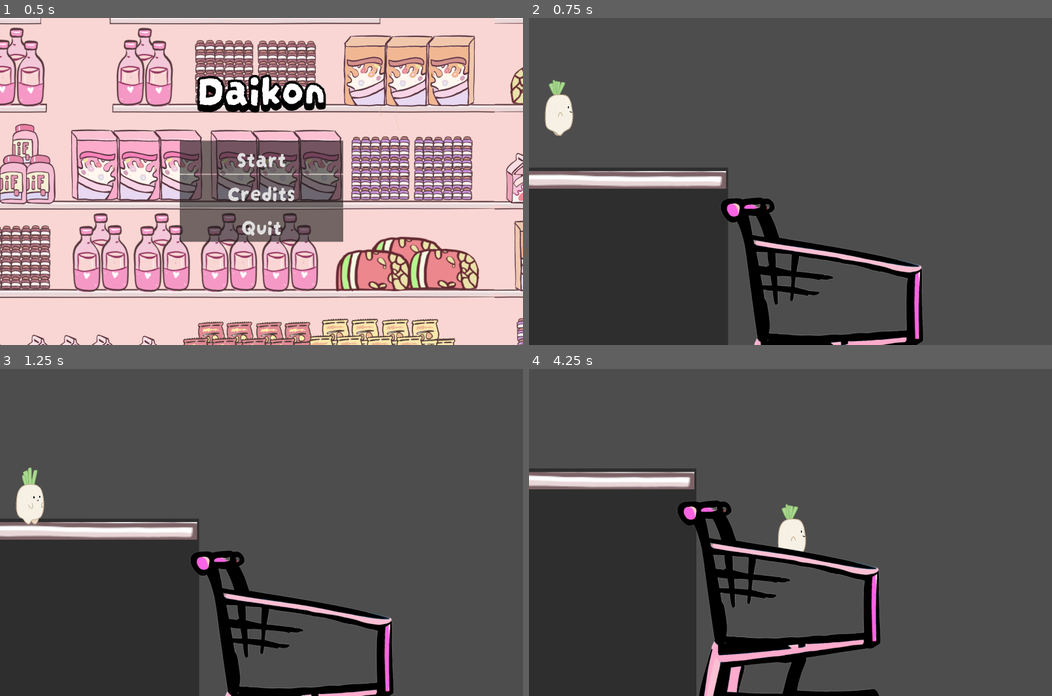
Above: before the commit, frames 1-4 (two rows, left to right).
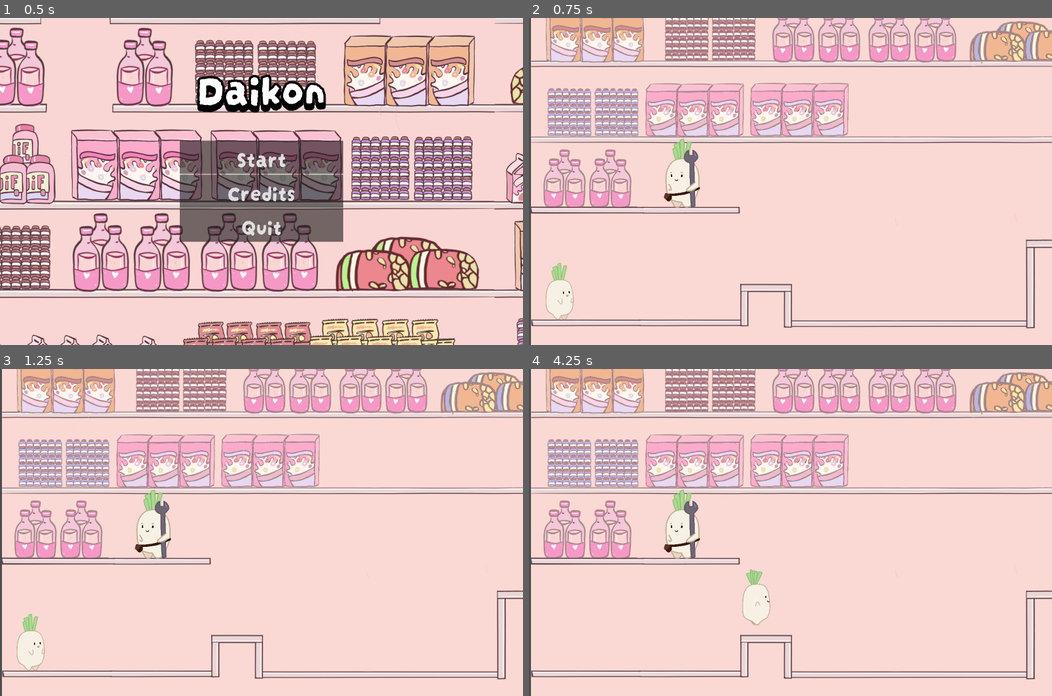
Above: after the commit, the same moments.

Repository: Boyquotes/daikon
Game: Godot game, scene res://main.tscn
Same seed, same stepped clock (60 frames per second), same inputs: the game is played once before the commit and once after it. Sound files missing from this copy of the repository are replaced by a short silence.
Inputs:
- Up to frame 1 (0.5 s): no input
- Up to frame 2 (0.75 s): click "Start" at 0.5 s
- Up to frame 3 (1.25 s): no input
- Up to frame 4 (4.25 s): hold D (right) 1.28-2.03 s; hold Shift (sprint) 1.28-2.03 s; tap W (jump) at 1.52, 2.27, 3.77 s; hold A (left) 2.03-2.78 s; tap Shift (sprint) at 2.1, 3.6 s; hold Shift (sprint) 2.78-3.53 s; hold D (right) from 2.78 s (still down)

Frame 1 is identical in both runs. In frame 2, 99% of the frame differs, in the area x 0-100%, y 0-100%; in frame 3, 99%; in frame 4, 99%.

Commit message:
pretty much did nothing just added background to level2

Diff:
--- a/levels/level_2.tscn
+++ b/levels/level_2.tscn
@@ -1,11 +1,12 @@
-[gd_scene load_steps=8 format=3 uid="uid://bdyyw1icp3vcr"]
+[gd_scene load_steps=9 format=3 uid="uid://bdyyw1icp3vcr"]
 
 [ext_resource type="Texture2D" uid="uid://bvvvjlcl504qe" path="res://assets/objects/scale.png" id="1_db2tv"]
 [ext_resource type="PackedScene" uid="uid://d12v1rqhcdog7" path="res://player.tscn" id="1_gglu5"]
 [ext_resource type="PackedScene" uid="uid://bbijw8civ21j0" path="res://objects/cart.tscn" id="2_b7nso"]
+[ext_resource type="Texture2D" uid="uid://dmmhrw7p0ywqr" path="res://assets/bg/new_background.png" id="4_ai4aj"]
 
 [sub_resource type="RectangleShape2D" id="RectangleShape2D_ensoy"]
-size = Vector2(8600.75, 853)
+size = Vector2(7168.75, 853)
 
 [sub_resource type="RectangleShape2D" id="RectangleShape2D_jfejn"]
 size = Vector2(1197.75, 1137.94)
@@ -23,24 +24,18 @@
 collision_mask = 3
 
 [node name="Ground Collision" type="CollisionShape2D" parent="Ground"]
-position = Vector2(4238.62, 1992)
+position = Vector2(3522.62, 1992)
 shape = SubResource("RectangleShape2D_ensoy")
 
 [node name="Panel" type="Panel" parent="Ground/Ground Collision"]
-offset_left = -4350.0
+offset_left = -3546.0
 offset_top = -441.0
-offset_right = 4469.0
+offset_right = 3620.0
 offset_bottom = 443.0
 
 [node name="Ground Collision2" type="CollisionShape2D" parent="Ground"]
 position = Vector2(131, 1137.03)
 shape = SubResource("RectangleShape2D_jfejn")
-
-[node name="Panel" type="Panel" parent="Ground/Ground Collision2"]
-offset_left = -632.0
-offset_top = -588.0
-offset_right = 600.0
-offset_bottom = 615.0
 
 [node name="Sprite2D" type="Sprite2D" parent="Ground/Ground Collision2"]
 position = Vector2(66, -543.03)
@@ -48,14 +43,14 @@
 texture = ExtResource("1_db2tv")
 
 [node name="Ground Collision3" type="CollisionShape2D" parent="Ground"]
-position = Vector2(8628, 1119.03)
+position = Vector2(5795, 1051)
 shape = SubResource("RectangleShape2D_qfkn2")
 
 [node name="Panel" type="Panel" parent="Ground/Ground Collision3"]
-offset_left = -632.0
-offset_top = -503.0
-offset_right = 600.0
-offset_bottom = 520.0
+offset_left = -598.0
+offset_top = -509.0
+offset_right = 634.0
+offset_bottom = 514.0
 
 [node name="Player" parent="." instance=ExtResource("1_gglu5")]
 position = Vector2(105, 309)
@@ -70,8 +65,31 @@
 [node name="exit_level_2" type="Area2D" parent="."]
 
 [node name="CollisionShape2D" type="CollisionShape2D" parent="exit_level_2"]
-position = Vector2(9505, 72)
+position = Vector2(6832, 316)
 shape = SubResource("RectangleShape2D_2tj5b")
+
+[node name="bg2" type="Sprite2D" parent="."]
+show_behind_parent = true
+position = Vector2(1008.5, 733)
+scale = Vector2(1.07275, 1.0612)
+texture = ExtResource("4_ai4aj")
+
+[node name="bg" type="Sprite2D" parent="."]
+show_behind_parent = true
+position = Vector2(3112, 732)
+scale = Vector2(1, 1.06185)
+texture = ExtResource("4_ai4aj")
+
+[node name="Sprite2D" type="Sprite2D" parent="."]
+show_behind_parent = true
+position = Vector2(5233, 733)
+scale = Vector2(1.0708, 1.06315)
+texture = ExtResource("4_ai4aj")
+
+[node name="Sprite2D2" type="Sprite2D" parent="."]
+position = Vector2(5877, 584)
+scale = Vector2(7.08794, 4.54412)
+texture = ExtResource("1_db2tv")
 
 [connection signal="body_entered" from="exit_level_2" to="Player" method="_on_exit_level_2_body_entered"]
 
--- a/main.tscn
+++ b/main.tscn
@@ -16,7 +16,7 @@
 
 
 func _on_start_pressed():
-	tree.change_scene_to_file('res://levels/level_2.tscn')
+	tree.change_scene_to_file('res://levels/intro_pt_1.tscn')
 
 
 func _on_quit_pressed():
--- a/player.tscn
+++ b/player.tscn
@@ -20,7 +20,7 @@
 const SPRINT_COOLDOWN = 2.0
 const AIR_ACCEL = 100.0
 const AIR_DEACCEL = 10000000.0
-const JUMP_VELOCITY = 1000.0
+const JUMP_VELOCITY = 680.0
 
 var anim := ''
 var siding_left := false
Not shown: 1 places in levels/level_3.tscn that only renumber resources
Not shown: 1 places in levels/level_5.tscn that only renumber resources
